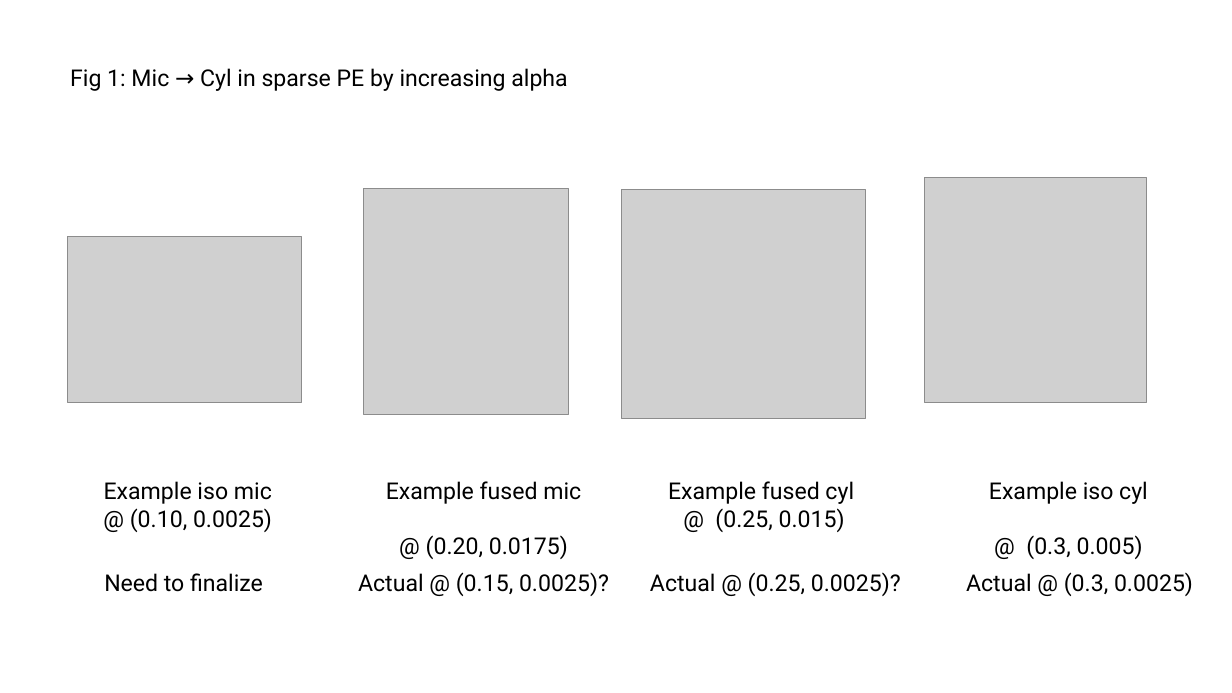
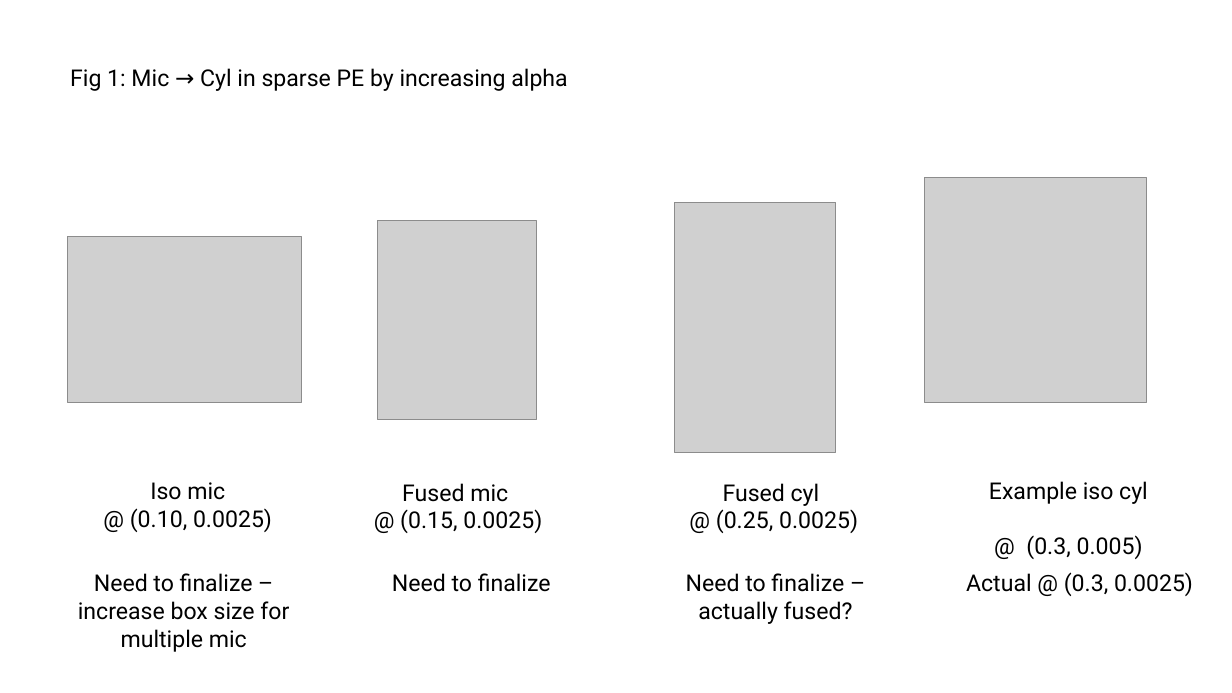
Before and after one commit to tyokokur/presentations, a slide deck: slide 1 of SYSG3_paper.pptx. Drawn at 1232x693 pixels with LibreOffice and Linux fonts; fonts in the diff are those of the drawing; grey boxes stand for pictures. Boxes give left, top, right and bottom in pixels: in the first picture for what was removed or moved away, otherwise in the second. Text is boxed around its words. In the diff, an @@ line names an element or a change of style, - is before the commit and + after.

Commit message:
autocommit

```diff
--- a/SYSG3_paper.pptx
+++ b/SYSG3_paper.pptx
@@ picture resized from (x1=622, y1=189, x2=866, y2=420) to (x1=675, y1=202, x2=836, y2=453) @@
@@ picture resized from (x1=364, y1=189, x2=569, y2=414) to (x1=377, y1=221, x2=536, y2=420) @@
@@ text at (x1=130, y1=482, x2=272, y2=532): text changed @@
-Example iso mic
-@ (0.10, 0.0025)
+Iso mic
+@ (0.10, 0.0025)
@@ text removed at (x1=386, y1=481, x2=581, y2=559) @@
-Example fused mic
-@ (0.20, 0.0175)
@@ text at (x1=400, y1=483, x2=542, y2=533): text changed @@
-Actual @ (0.15, 0.0025)?
+Fused mic
+@ (0.15, 0.0025)
@@ text removed at (x1=668, y1=481, x2=854, y2=532) @@
-Example fused cyl @ (0.25, 0.015)
@@ text at (x1=716, y1=483, x2=858, y2=533): text changed @@
-Actual @ (0.25, 0.0025)?
+Fused cyl
+@ (0.25, 0.0025)
@@ text at (x1=78, y1=573, x2=289, y2=652): text changed @@
-Need to finalize
+Need to finalize – increase box size for multiple mic
@@ text added at (x1=392, y1=573, x2=551, y2=592), 18 pt, text #000000 @@
+Need to finalize
@@ text added at (x1=686, y1=573, x2=853, y2=624), 18 pt, text #000000 @@
+Need to finalize – actually fused?
```
